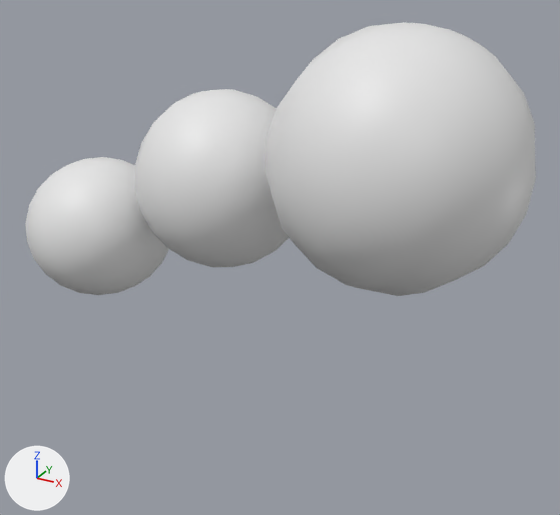
Two versions of the Blender file modelos/Natureza.blend, one commit apart.
Camera for both pictures: a 50 mm camera at (2.7, -3.8, 3.69) aimed at (0.53, 0.15, 1.72). The axes (+X, +Y, +Z) are drawn at lower left. The lights are the same throughout. The same objects are shown in both versions, whatever each file hides.

The first picture shows 'Tree_Leaves_02'.
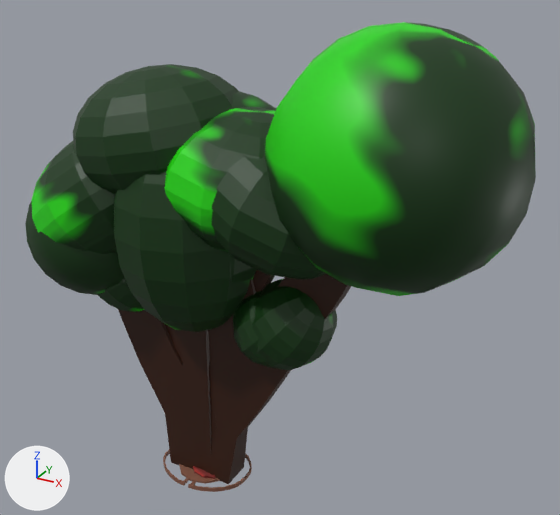
Where the newer file only moved an object's origin or applied its transform, the numbers keep the older frame.

Changed parts and their boxes [x1, y1, x2, y2] in the pictures (560 x 515 px):
'Tree_Leaves_02', reshaped (68% taller)
    before: [25, 22, 536, 296]
    after: [25, 22, 536, 484]
'Tree_00', added
    after: [31, 64, 275, 436]
    faces in mat_leaves: [31, 64, 275, 252]
    faces in mat_trunk: [171, 327, 216, 436]
'Tree_04', added
    after: [114, 171, 253, 458]
    faces in mat_leaves: [114, 171, 253, 332]
    faces in mat_trunk: [181, 330, 211, 458]
'Tree_01', added
    after: [78, 152, 326, 341]
    faces in mat_leaves: [78, 152, 326, 279]
    faces in mat_trunk: [164, 270, 275, 341]
'Tree_05', added
    after: [98, 279, 337, 370]
'Tree_03', added
    after: [230, 254, 272, 368]
'Bear_Trap', added
    after: [163, 450, 252, 492]
'Meat', added
    after: [193, 466, 216, 479]
part 1 of me_tree_leaves_02, added (brown)
    after: [118, 274, 351, 484]
part 2 of me_tree_leaves_02, recoloured (white to green)
    both: [25, 22, 536, 296]

Diff of the bpy script that builds the scene:
```diff
--- a/modelos/Natureza.blend.py
+++ b/modelos/Natureza.blend.py
@@ mat_leaves @@
+mat_leaves = bpy.data.materials.new('Leaves')
+# nodes: BsdfPrincipled, Mapping, OutputMaterial, TexCoord, TexNoise, ValToRGB
+# colours: dark green #023300, dark green #087000, green #20d600
@@ mat_trunk @@
+mat_trunk = bpy.data.materials.new('Trunk')
+# nodes: BsdfPrincipled, Mapping, OutputMaterial, TexCoord, TexNoise, ValToRGB
+# colours: brown #331300, orange #b83f00, dark green #347220
@@ mat_meat @@
+mat_meat = bpy.data.materials.new('Meat')
+# nodes: BsdfPrincipled, Mapping, OutputMaterial, TexCoord, TexNoise, ValToRGB
+# colours: dark red #70231f, red #d6423d, orange #ffc267
@@ mat_beartrap @@
+mat_beartrap = bpy.data.materials.new('BearTrap')
+# nodes: BsdfPrincipled, Mapping, OutputMaterial, TexCoord, TexNoise, ValToRGB
+# colours: brown #33221b, brown #634234, brown #845846
@@ me_tree_leaves_02 @@
-me_tree_leaves_02.from_pydata(...)  # 402 vertices, 432 faces; spans x -1.3..2.04, y -0.71..0.71, z -1.16..0.79
+me_tree_leaves_02.from_pydata(...)  # 446 vertices, 472 faces; spans x -1.3..2.04, y -0.71..0.71, z -2.42..0.79
+# me_tree_leaves_02 part 1: a new loose piece of 44 vertices spanning x -0.73..1.18, y -0.11..0.11, z -2.42..-0.34, in mat_trunk
+# me_tree_leaves_02 part 2: 432 faces spanning x -1.3..2.04, y -0.71..0.71, z -1.16..0.79 switch from no material to mat_leaves
+me_tree_leaves_02.materials.append(mat_trunk)
@@ ob_tree_05 @@
+ob_tree_05 = bpy.data.objects.new('Tree_05', me_tree_05)  # 434 vertices, 460 faces; spans x -0.89..0.98, y -0.45..0.45, z 0.0..2.54
+ob_tree_05.location = (0.0, 0.0, 0.0)
@@ ob_tree_04 @@
+ob_tree_04 = bpy.data.objects.new('Tree_04', me_tree_04)  # 142 vertices, 148 faces; spans x -0.5..0.5, y -0.57..0.57, z 0.0..2.69
+ob_tree_04.location = (0.0, 0.0, 0.0)
@@ ob_tree_03 @@
+ob_tree_03 = bpy.data.objects.new('Tree_03', me_tree_03)  # 296 vertices, 311 faces; spans x -0.52..0.84, y -0.52..0.52, z 0.0..2.39
+ob_tree_03.location = (0.0, 0.0, 0.0)
@@ ob_tree_01 @@
+ob_tree_01 = bpy.data.objects.new('Tree_01', me_tree_01)  # 294 vertices, 310 faces; spans x -1.15..1.17, y -0.58..0.58, z 0.0..2.63
+ob_tree_01.location = (0.0, 0.0, 0.0)
@@ ob_tree_00 @@
+ob_tree_00 = bpy.data.objects.new('Tree_00', me_tree_00)  # 432 vertices, 458 faces; spans x -1.2..1.0, y -0.55..0.55, z 0.0..2.88
+ob_tree_00.location = (0.0, 0.0, 0.0)
@@ ob_meat @@
+ob_meat = bpy.data.objects.new('Meat', me_meat)  # 24 vertices, 22 faces; spans x -0.146..0.155, y -0.145..0.146, z 0.006..0.037
+ob_meat.location = (0.0, 0.0, 0.007)
@@ ob_bear_trap @@
+ob_bear_trap = bpy.data.objects.new('Bear_Trap', me_bear_trap)  # 352 vertices, 326 faces; spans x -0.336..0.336, y -0.271..0.271, z -0.001..0.037
+ob_bear_trap.location = (0.0, 0.0, 0.0)
```
